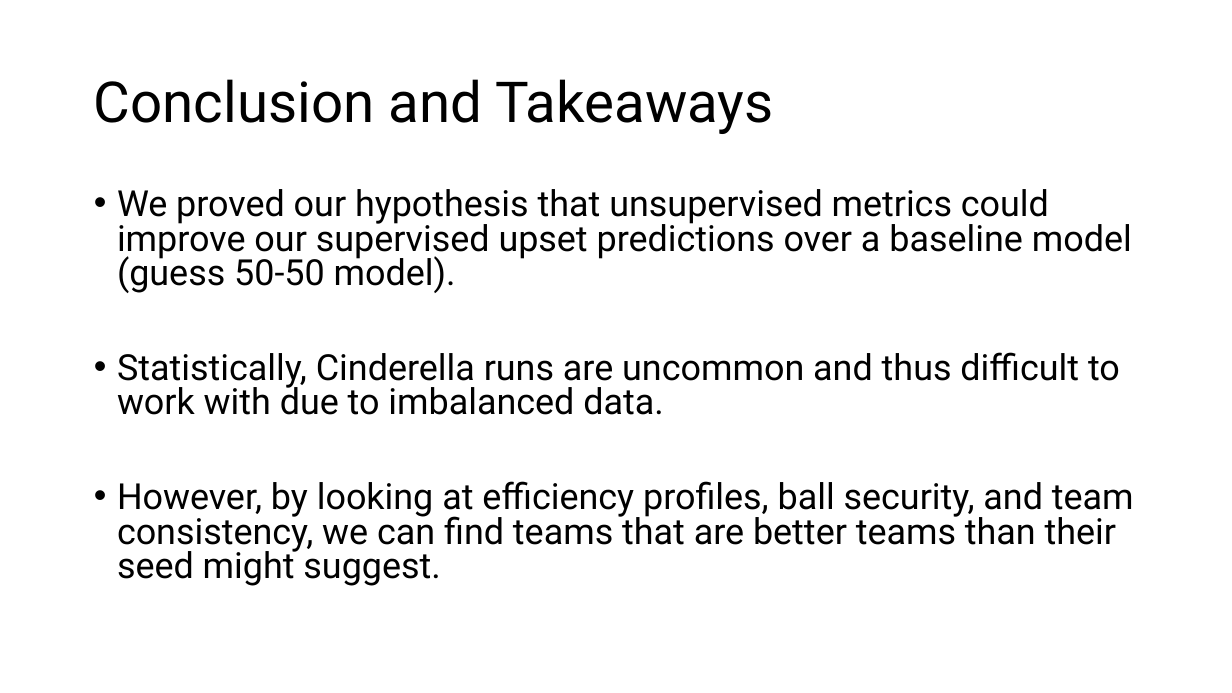
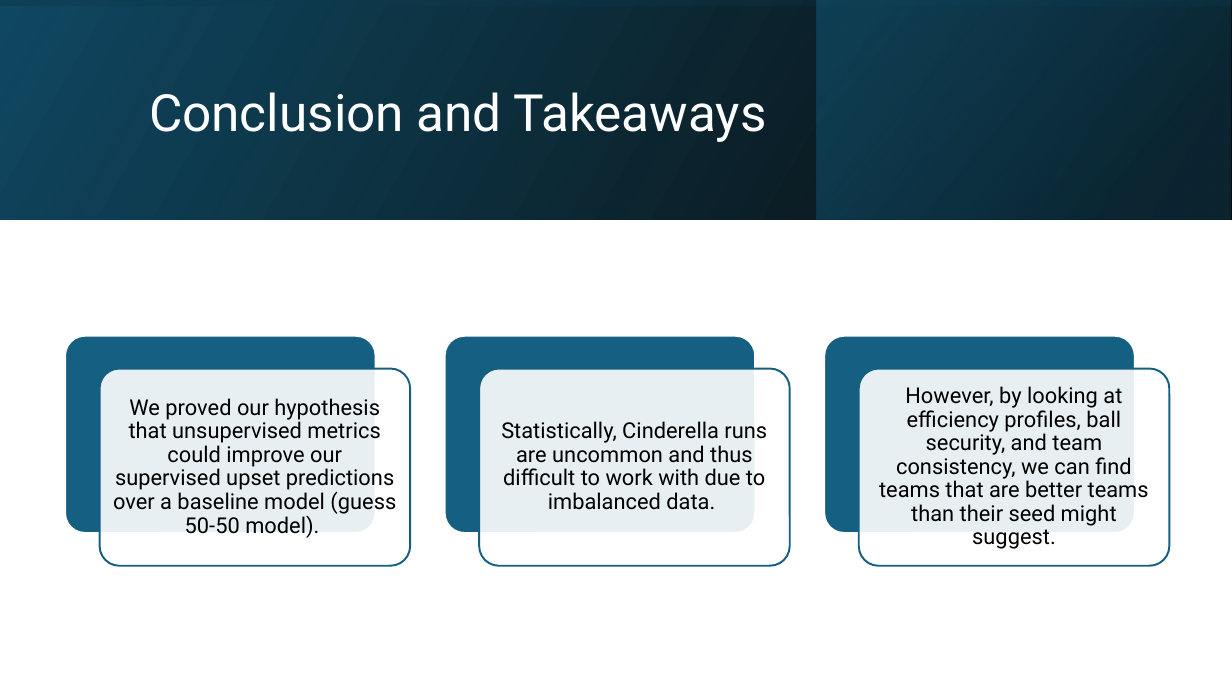
Before and after one commit to ThatTwoDude/STAT486_FinalProject, a slide deck: slide 10 of progress/ClassPresentation.pptx. Drawn at 1232x693 pixels with LibreOffice and Linux fonts; fonts in the diff are those of the drawing. Boxes give left, top, right and bottom in pixels: in the first picture for what was removed or moved away, otherwise in the second. Text is boxed around its words. In the diff, an @@ line names an element or a change of style, - is before the commit and + after.

Commit message:
updated presentation

```diff
--- a/progress/ClassPresentation.pptx
+++ b/progress/ClassPresentation.pptx
@@ rectangle added at bbox=[0, 0, 1232, 219], fill gradient #000000 to #104862 @@
@@ rectangle added at bbox=[0, 0, 1232, 219], fill gradient #104862 to #000000 @@
@@ rectangle added at bbox=[817, 0, 1231, 219], fill gradient #0B3041 to #156082 @@
@@ title "Conclusion and Takeaways": place and size @@
-title "Conclusion and Takeaways" at bbox=[94, 79, 773, 134]
+title "Conclusion and Takeaways" at bbox=[149, 92, 767, 142]
@@ title "Conclusion and Takeaways" at bbox=[149, 92, 767, 142]: size 44 to 40 pt, text colour #000000 to #FFFFFF @@
@@ text removed at bbox=[117, 189, 1134, 586] @@
-• We proved our hypothesis that unsupervised metrics could improve our supervised upset predictions over a baseline model (guess 50-50 model).
-• Statistically, Cinderella runs are uncommon and thus difficult to work with due to imbalanced data.
-• However, by looking at efficiency profiles, ball security, and team consistency, we can find teams that are better teams than their seed might suggest.
@@ group added at bbox=[65, 335, 1169, 566]: 6 rounded rectangles, 3 texts @@
+We proved our hypothesis that unsupervised metrics could improve our supervised upset predictions over a baseline model (guess 50-50 model).
+Statistically, Cinderella runs are uncommon and thus difficult to work with due to imbalanced data.
+However, by looking at efficiency profiles, ball security, and team consistency, we can find teams that are better teams than their seed might suggest.
```
Also in this commit, not shown: 8 other slides changed.
